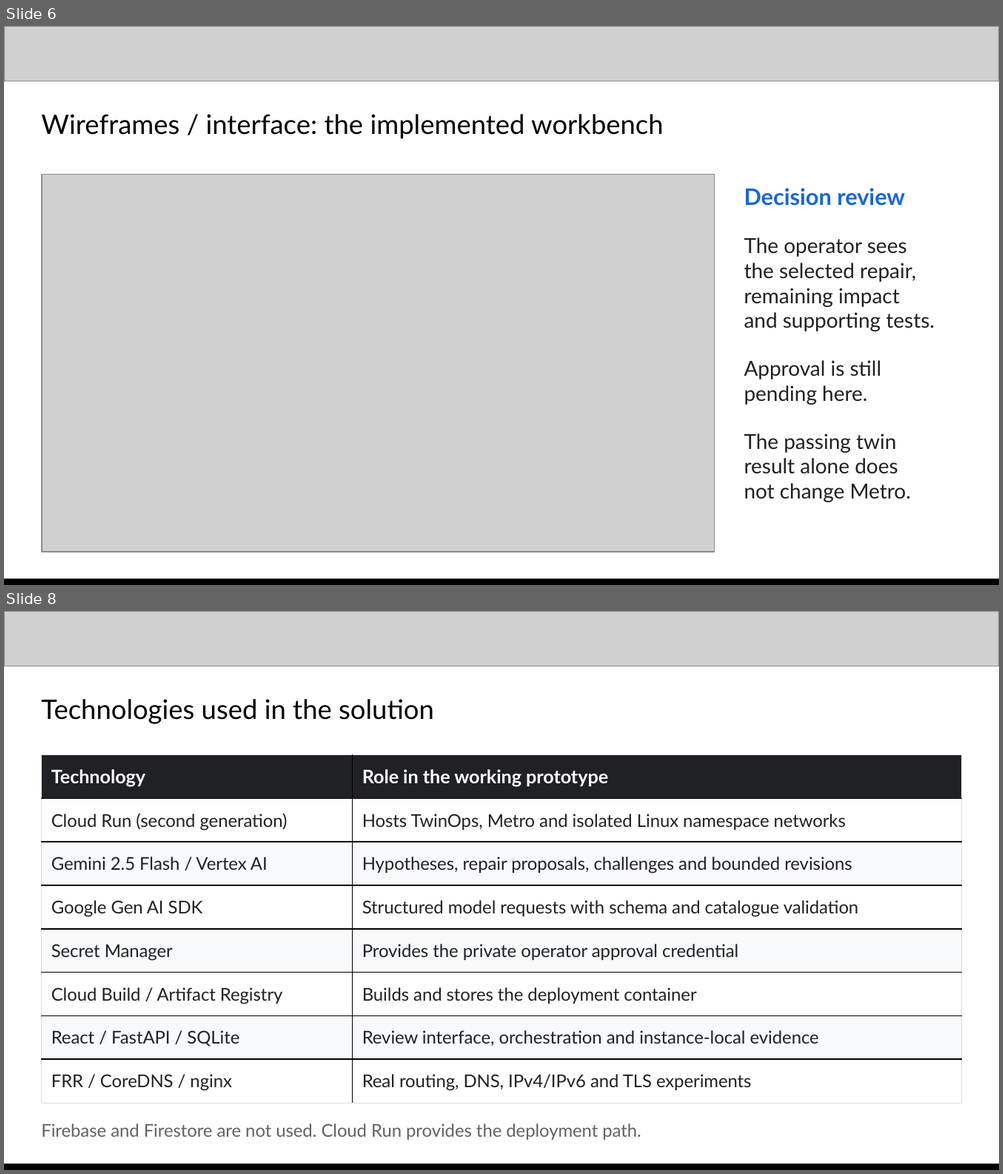
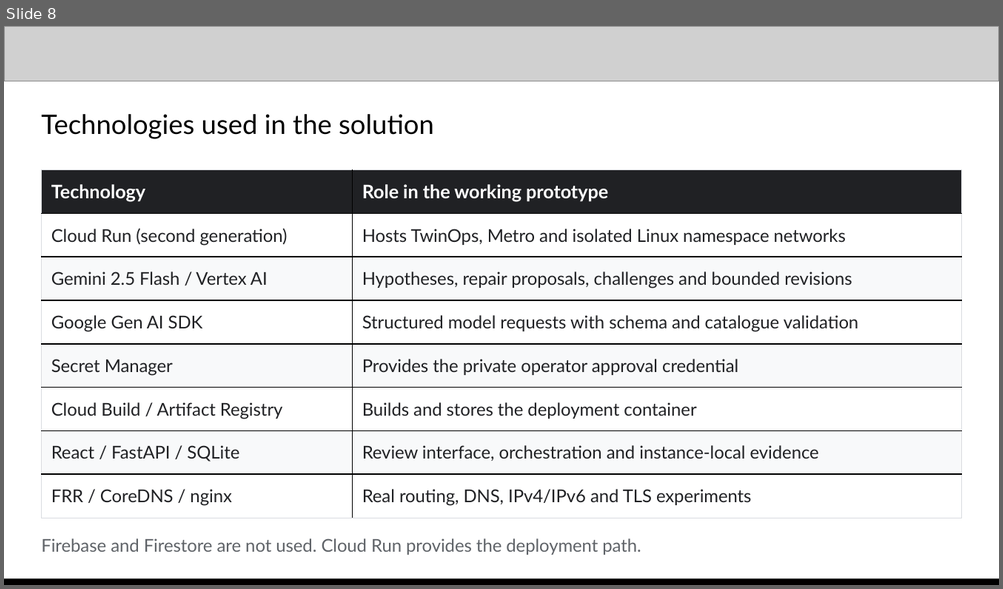
Before and after one commit to prabhakarcs786/twinops, a slide deck: docs/TwinOps_Deck.pptx. Shown one above the other, each under a label of ours: slides 6 and 8 before the commit, slide 8 after it; the slides between them are not shown. The pictures are 1003x1174 and 1003x589 pixels, drawn with LibreOffice and Linux fonts; fonts in the diff are those of the drawing; grey boxes stand for pictures. Boxes give left, top, right and bottom in pixels: in the first picture for what was removed or moved away, otherwise in the second. Text is boxed around its words. In the diff, an @@ line names an element or a change of style, - is before the commit and + after.

Commit message:
Make the submission deck explain the complete TwinOps workflow

```diff
--- a/docs/TwinOps_Deck.pptx
+++ b/docs/TwinOps_Deck.pptx
@@ slide 6 removed at [4, 26, 999, 585], background #FFFFFF @@
@@ picture removed at [4, 26, 999, 81] @@
@@ text removed at [41, 114, 663, 139] @@
-Wireframes / interface: the implemented workbench
@@ picture removed at [42, 174, 714, 552] @@
@@ text removed at [744, 188, 905, 206] @@
-Decision review
@@ text removed at [744, 238, 934, 503] @@
-The operator sees
-the selected repair,
-remaining impact
-and supporting tests.
-Approval is still
-pending here.
-The passing twin
-result alone does
-not change Metro.
@@ picture removed at [4, 579, 999, 585] @@
@@ rectangle removed at [4, 579, 999, 585] @@
```
Also in this commit, not shown: 4 slides changed, 5 slides added, 4 other slides removed, 25 other files.
